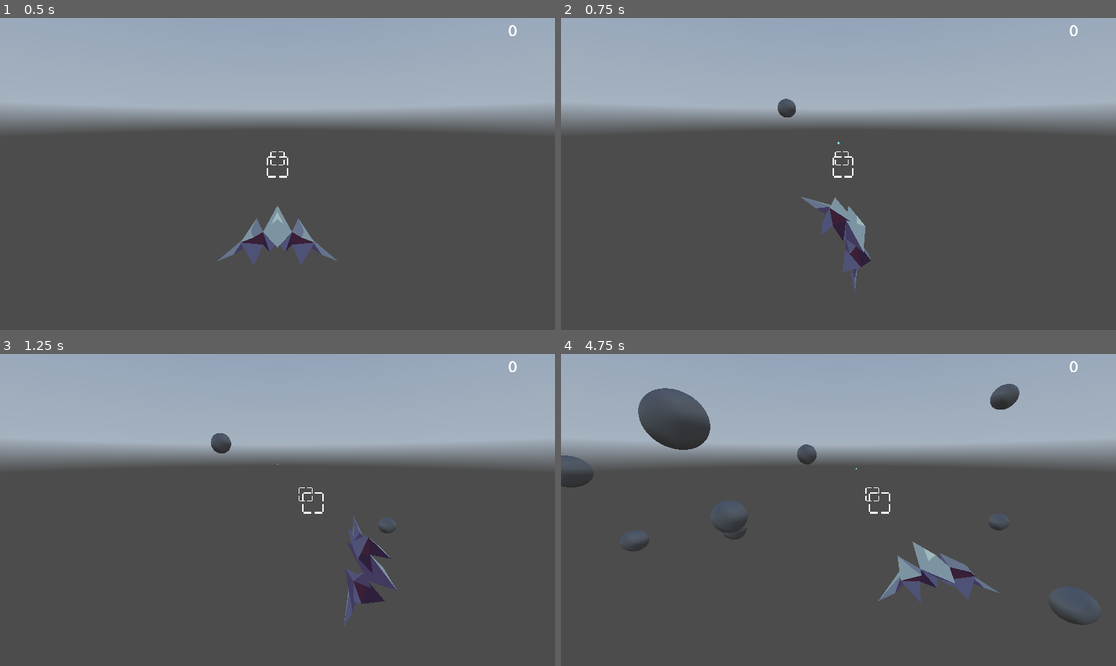
Above: before the commit, frames 1-4 (two rows, left to right).
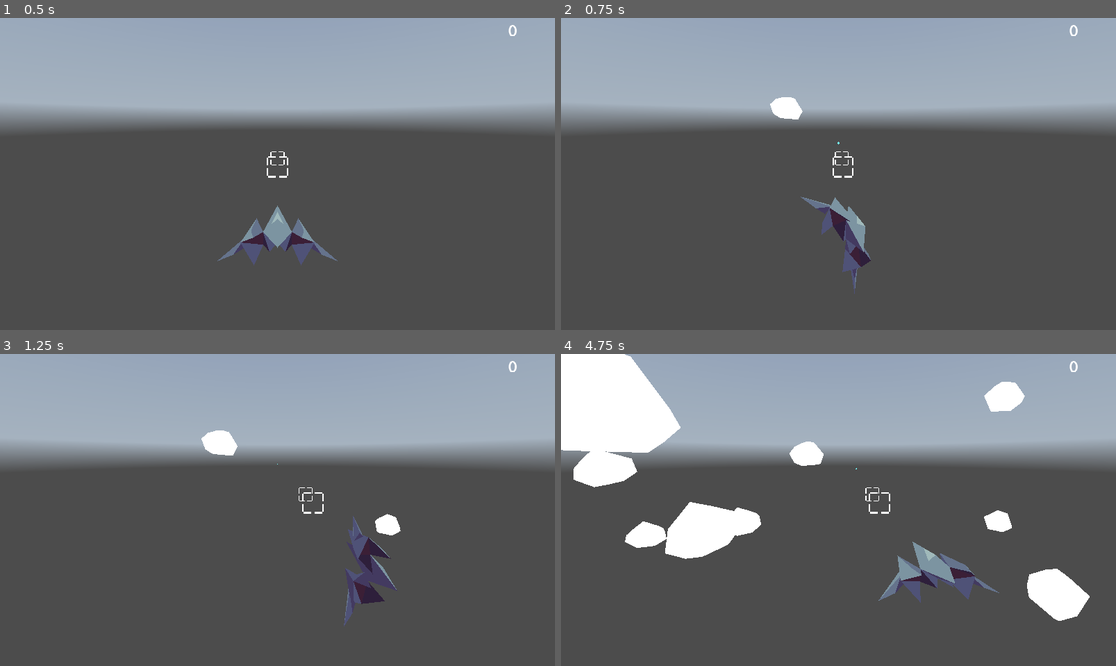
Above: after the commit, the same moments.

Repository: pjimenez1502/NovaRat
Game: Godot game, scene res://Scenes/World/UI.tscn
Same seed, same stepped clock (60 frames per second), same inputs: the game is played once before the commit and once after it. A sky picture missing from this copy of the repository is replaced by a grey-blue gradient.
Inputs (mouse positions are in pixels of both pictures, inside the frame that each line leads up to):
- Up to frame 1 (0.5 s): no input
- Up to frame 2 (0.75 s): tap Enter at 0.5 s; move the mouse to (960, 158) at 0.52 s; press the mouse at (960, 158) at 0.53 s; hold E (DODGE_RIGHT) from 0.53 s (still down)
- Up to frame 3 (1.25 s): keep holding E (DODGE_RIGHT)
- Up to frame 4 (4.75 s): release E (DODGE_RIGHT) at 1.25 s; release the mouse at (960, 494) at 1.25 s; drag from (727, 525) to (810, 572) at 1.27 s; move the mouse to (894, 441) at 2.02 s; hold E (DODGE_RIGHT) 2.03-2.75 s; tap Delete at 2.1 s; drag from (810, 572) to (672, 463) at 2.77 s; move the mouse to (1005, 556) at 3.52 s; hold Q (DODGE_LEFT) 3.53-4.25 s; tap Enter at 3.6 s; drag from (672, 463) to (755, 432) at 4.27 s

Frame 1 is identical in both runs. In frame 2, 0.3% of the frame differs, in the area x 37-44%, y 25-33%; in frame 3, 0.6%; in frame 4, 13%, in the area x 0-98%, y 0-87%.

Commit message:
Updated Asteroid

Diff:
--- a/Scenes/Obstacles/Asteroid.tscn
+++ b/Scenes/Obstacles/Asteroid.tscn
@@ -1,14 +1,16 @@
-[gd_scene load_steps=7 format=3 uid="uid://f6rkutfavjyl"]
+[gd_scene load_steps=8 format=3 uid="uid://f6rkutfavjyl"]
 
 [ext_resource type="Script" path="res://Scenes/Obstacles/Obstacle.gd" id="1_dgv8h"]
+[ext_resource type="PackedScene" uid="uid://bmoe0mwiep5u0" path="res://Scenes/Obstacles/Asteroid1.glb" id="2_d1107"]
 
 [sub_resource type="SphereMesh" id="SphereMesh_xdouh"]
-
-[sub_resource type="SphereShape3D" id="SphereShape3D_j806r"]
 
 [sub_resource type="StandardMaterial3D" id="StandardMaterial3D_1w5dt"]
 shading_mode = 0
 albedo_color = Color(1, 0, 0, 1)
+
+[sub_resource type="SphereShape3D" id="SphereShape3D_j806r"]
+radius = 0.728876
 
 [sub_resource type="Animation" id="Animation_b0hhq"]
 resource_name = "Damage"
@@ -36,9 +38,13 @@
 collision_mask = 2
 script = ExtResource("1_dgv8h")
 
+[node name="Asteroid" parent="." instance=ExtResource("2_d1107")]
+transform = Transform3D(1, 0, 0, 0, 1, 0, 0, 0, 1, -0.0981742, 0, 0)
+
 [node name="MeshInstance3D" type="MeshInstance3D" parent="."]
 transform = Transform3D(2, 0, 0, 0, 2, 0, 0, 0, 2, 0, 0, 0)
 mesh = SubResource("SphereMesh_xdouh")
+surface_material_override/0 = SubResource("StandardMaterial3D_1w5dt")
 
 [node name="CollisionShape3D" type="CollisionShape3D" parent="."]
 transform = Transform3D(2, 0, 0, 0, 2, 0, 0, 0, 2, 0, 0, 0)
--- a/Scenes/Obstacles/Obstacle.gd
+++ b/Scenes/Obstacles/Obstacle.gd
@@ -2,16 +2,22 @@
 class_name obstacle
 
 @onready var animation_player: AnimationPlayer = $AnimationPlayer
+@onready var asteroid: Node3D = $Asteroid
 
-@export var speed : float = 4
+
+@export var BASE_SPEED : float = 4
+var speed : float
 @export var hp : float = 50
 @export var lifetime : float = 30
 @export var value : int = 10
 
+var rotation_value : Vector3
 func _ready() -> void:
 	set_inactive()
 
+
 func _physics_process(delta: float) -> void:
+	asteroid.rotate(rotation_value, 0.005)
 	var collision := move_and_collide(transform.basis.z * speed * delta)
 	#if collision:
 		#collision.get_collider().damage(damage)
@@ -30,6 +36,8 @@
 
 func start() -> void:
 	set_active()
+	set_random_rotation()
+	speed = randf_range(BASE_SPEED - 1, BASE_SPEED + 1)
 	await get_tree().create_timer(lifetime).timeout
 	set_inactive()
 
@@ -40,3 +48,6 @@
 	set_physics_process(false)
 	global_position = Vector3(0,0,10)
 	get_parent().available_obstacle_pool.append(self)
+
+func set_random_rotation() -> void:
+	rotation_value = Vector3(randf(),randf(),randf()).normalized()
Binary file added: Scenes/Obstacles/Asteroid1.glb
Not shown, added: Scenes/Obstacles/Asteroid1.glb.import
